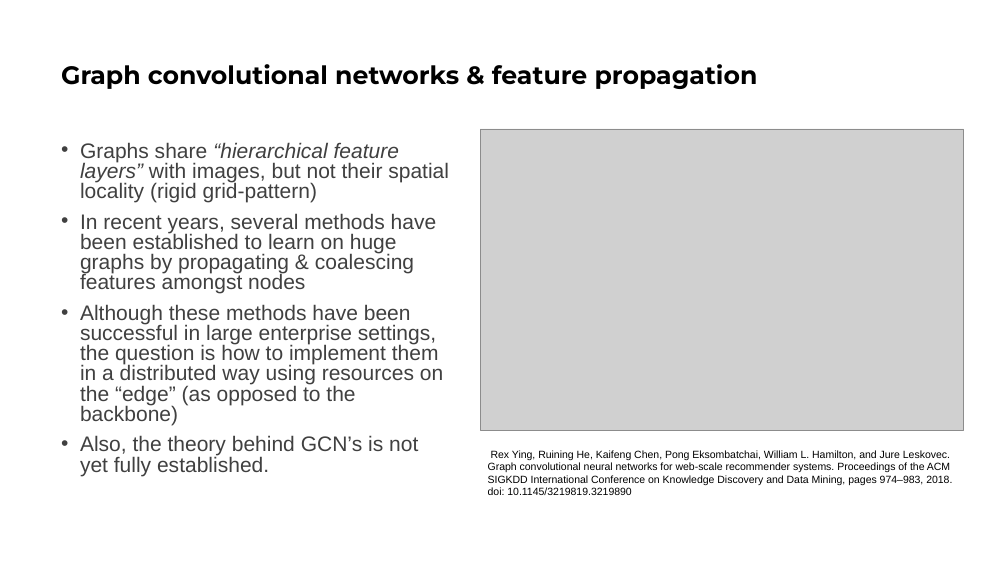
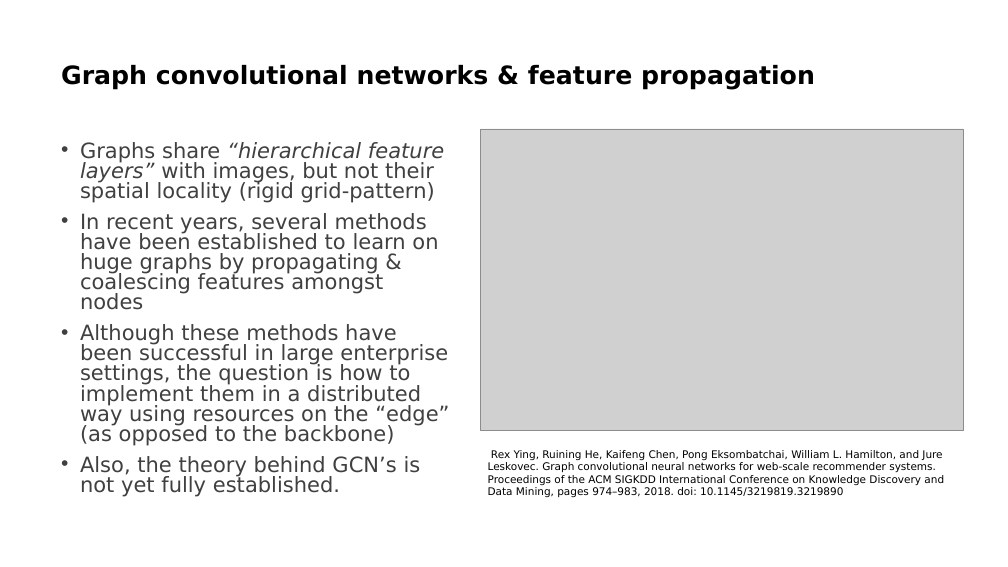
Before and after one commit to cassinius/phd-presentations, a slide deck: slide 5 of 2020/graph_parallelism_types_EU/EU_presentation.pptx. Drawn at 1008x567 pixels with LibreOffice and Linux fonts; fonts in the diff are those of the drawing; grey boxes stand for pictures. Boxes give left, top, right and bottom in pixels: in the first picture for what was removed or moved away, otherwise in the second. Text is boxed around its words. In the diff, an @@ line names an element or a change of style, - is before the commit and + after.

```diff
--- a/2020/graph_parallelism_types_EU/EU_presentation.pptx
+++ b/2020/graph_parallelism_types_EU/EU_presentation.pptx
@@ title "Graph convolutional networks & feature ..." at (61, 65, 815, 90): font Montserrat to DejaVu Sans @@
@@ text "Graphs share “hierarchical feature layers” ..." at (80, 142, 449, 497): font Arial to DejaVu Sans @@
@@ text "Rex Ying, Ruining He, Kaifeng ..." at (488, 450, 944, 497): font Arial to DejaVu Sans @@
```
Also in this commit, not shown: 8 other slides changed, 1 other file.
